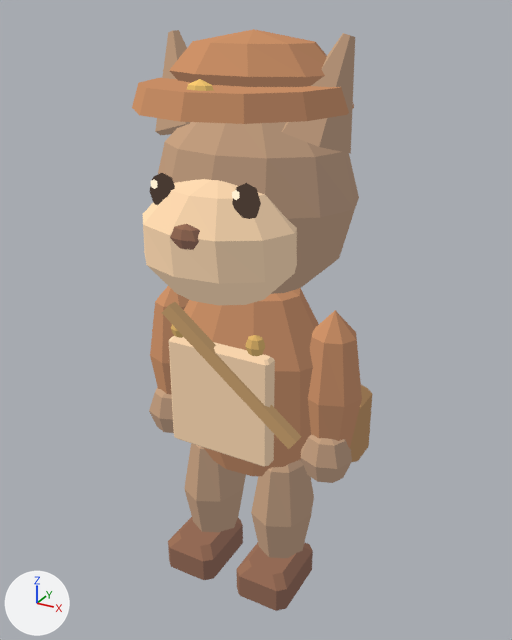
A saved change to the glTF model assets/models/npc_juna.glb.
Before and after are seen from a 50 mm lens placed at (0.846, -1.504, 1.582), pointed at (0.017, 0.003, 0.829). The axes (+X, +Y, +Z) are drawn at lower left. The lights are the same throughout. The older version comes first. Vertices at exactly the same position are counted once.

Names of what the first picture shows: 'npc_juna', 'npc_juna_arm_l', 'npc_juna_arm_r', 'npc_juna_leg_l', 'npc_juna_leg_r'.
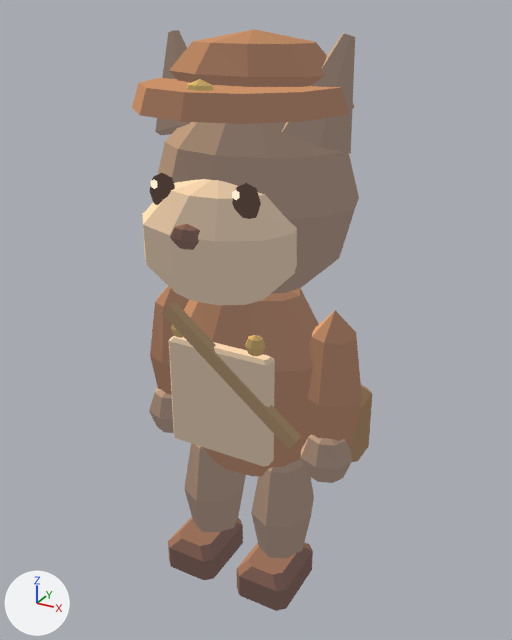
Where the change shows, as pixel boxes [x1, y1, x2, y2] in the pictures (512 x 640 px):
part 1 of me_npc_juna, recoloured
    both: [140, 30, 372, 476]
part 2 of me_npc_juna, recoloured
    both: [143, 33, 344, 429]
part 3 of me_npc_juna, recoloured (beige to brown)
    both: [143, 31, 350, 467]
part 4 of me_npc_juna, recoloured
    both: [137, 29, 340, 341]
part 5 of me_npc_juna_leg_l, recoloured
    both: [168, 443, 246, 580]
part 6 of me_npc_juna_arm_l, recoloured
    both: [149, 294, 189, 433]
part 7 of me_npc_juna_arm_l, recoloured
    both: [149, 286, 179, 418]
part 8 of me_npc_juna_leg_r, recoloured
    both: [237, 459, 313, 611]
part 9 of me_npc_juna_arm_r, recoloured
    both: [301, 310, 362, 483]
part 10 of me_npc_juna_arm_r, recoloured
    both: [301, 313, 332, 456]
part 11 of me_npc_juna_arm_r, recoloured
    both: [301, 311, 345, 467]

The change, as a diff of the scene's bpy script:
```diff
--- a/assets/models/npc_juna.glb.py
+++ b/assets/models/npc_juna.glb.py
@@ me_npc_juna @@
 me_npc_juna.from_pydata(...)  # 496 vertices, 920 faces; spans x -0.269..0.31, y -0.301..0.239, z 0.34..1.539
+# me_npc_juna part 1: 371 faces centred in x -0.234..0.31, y -0.296..0.221, z 0.381..1.492 are repainted in the vertex colours; the middle colour goes from brown #896c4c to brown #7c654f
+# me_npc_juna part 2: 105 faces centred in x -0.246..0.185, y -0.254..0.142, z 0.612..1.532 are repainted in the vertex colours; the middle colour goes from beige #d7af82 to beige #f2c694
+# me_npc_juna part 3: 166 faces centred in x -0.236..0.238, y -0.289..0.171, z 0.507..1.533 are repainted in the vertex colours; the middle colour goes from beige #ab957d to brown #9b8b7a
+# me_npc_juna part 4: 126 faces centred in x -0.246..0.277, y -0.244..0.207, z 0.512..1.522 are repainted in the vertex colours; the middle colour goes from orange #bd8d62 to orange #cb9c69
 me_npc_juna.materials.append(mat_gebackenes_sonnenlicht)
@@ me_npc_juna_leg_l @@
 me_npc_juna_leg_l.from_pydata(...)  # 58 vertices, 108 faces; spans x -0.089..0.089, y -0.162..0.106, z -0.428..0.051
+# me_npc_juna_leg_l part 5: 108 faces centred in x -0.085..0.075, y -0.162..0.085, z -0.428..0.007 are repainted in the vertex colours; the middle colour goes from brown #826a55 to brown #78655a
 me_npc_juna_leg_l.materials.append(mat_gebackenes_sonnenlicht)
@@ me_npc_juna_arm_l @@
 me_npc_juna_arm_l.from_pydata(...)  # 52 vertices, 96 faces; spans x -0.084..0.084, y -0.1..0.081, z -0.397..0.085
+# me_npc_juna_arm_l part 6: 59 faces centred in x -0.037..0.068, y -0.087..0.065, z -0.381..0.04 are repainted in the vertex colours; the middle colour goes from brown #896c57 to brown #7c655b
+# me_npc_juna_arm_l part 7: 11 faces centred in x -0.061..0.023, y -0.082..-0.023, z -0.334..0.04 are repainted in the vertex colours; the middle colour goes from brown #b78e6f to brown #917a68
 me_npc_juna_arm_l.materials.append(mat_gebackenes_sonnenlicht)
@@ me_npc_juna_leg_r @@
 me_npc_juna_leg_r.from_pydata(...)  # 58 vertices, 108 faces; spans x -0.089..0.089, y -0.162..0.106, z -0.428..0.051
+# me_npc_juna_leg_r part 8: 108 faces centred in x -0.075..0.085, y -0.162..0.085, z -0.428..0.007 are repainted in the vertex colours; the middle colour goes from brown #826a55 to brown #78655a
 me_npc_juna_leg_r.materials.append(mat_gebackenes_sonnenlicht)
@@ me_npc_juna_arm_r @@
 me_npc_juna_arm_r.from_pydata(...)  # 52 vertices, 96 faces; spans x -0.084..0.084, y -0.1..0.081, z -0.397..0.085
+# me_npc_juna_arm_r part 9: 59 faces centred in x -0.035..0.068, y -0.087..0.065, z -0.381..0.04 are repainted in the vertex colours; the middle colour goes from brown #896c57 to brown #7c655b
+# me_npc_juna_arm_r part 10: 26 faces centred in x -0.068..0.02, y -0.059..0.065, z -0.354..0.04 are repainted in the vertex colours; the middle colour goes from brown #a87c60 to brown #d19f74
+# me_npc_juna_arm_r part 11: 11 faces centred in x -0.047..0.037, y -0.082..-0.023, z -0.334..0.04 are repainted in the vertex colours; the middle colour goes from brown #b78e6f to brown #917a68
 me_npc_juna_arm_r.materials.append(mat_gebackenes_sonnenlicht)
```
